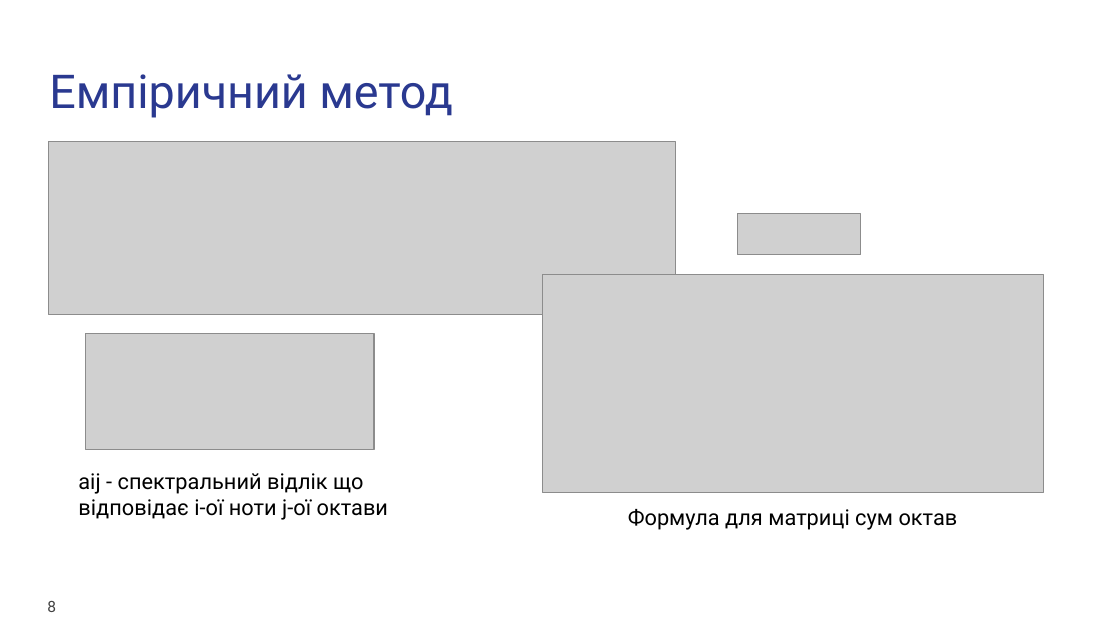
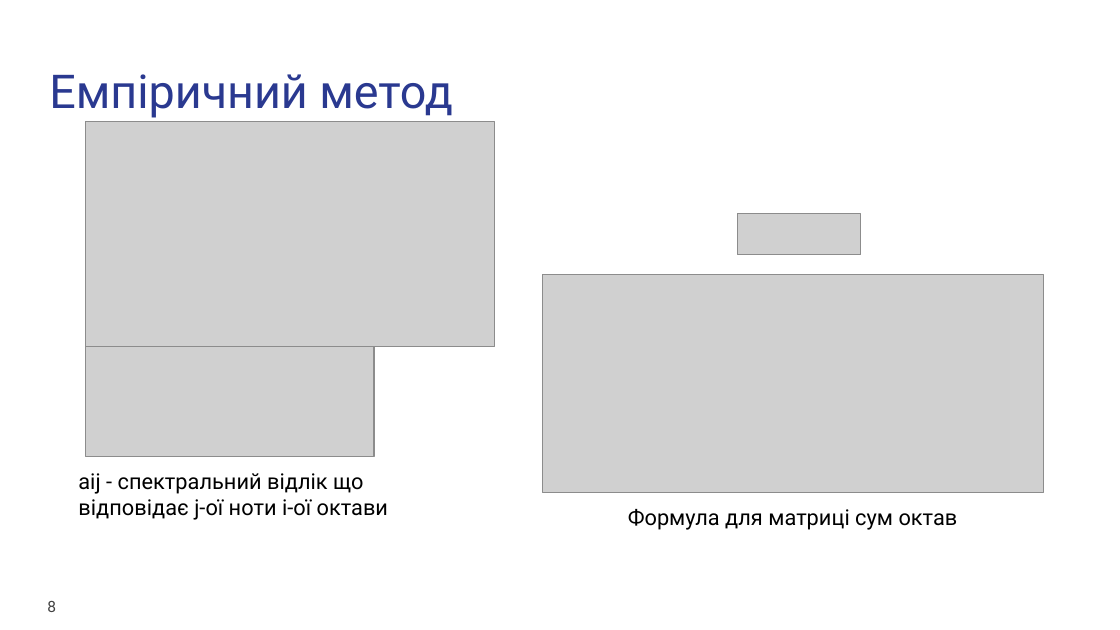
Before and after one commit to Nik-Kras/Diploma, a slide deck: slide 8 of Diploma/Защита диплома Красницкий.pptx. Drawn at 1120x630 pixels with LibreOffice and Linux fonts; fonts in the diff are those of the drawing; grey boxes stand for pictures. Boxes give left, top, right and bottom in pixels: in the first picture for what was removed or moved away, otherwise in the second. Text is boxed around its words. In the diff, an @@ line names an element or a change of style, - is before the commit and + after.

```diff
--- a/Diploma/Защита диплома Красницкий.pptx
+++ b/Diploma/Защита диплома Красницкий.pptx
@@ picture: place and size @@
-picture at (48,141,674,315)
+picture at (86,122,495,347)
@@ picture: place and size @@
-picture at (86,334,374,449)
+picture at (86,342,374,457)
@@ text at (78,473,388,520): text changed @@
-аij - спектральний відлік що відповідає i-ої ноти j-ої октави
+аij - спектральний відлік що відповідає j-ої ноти i-ої октави
```
Also in this commit, not shown: 4 other files.
